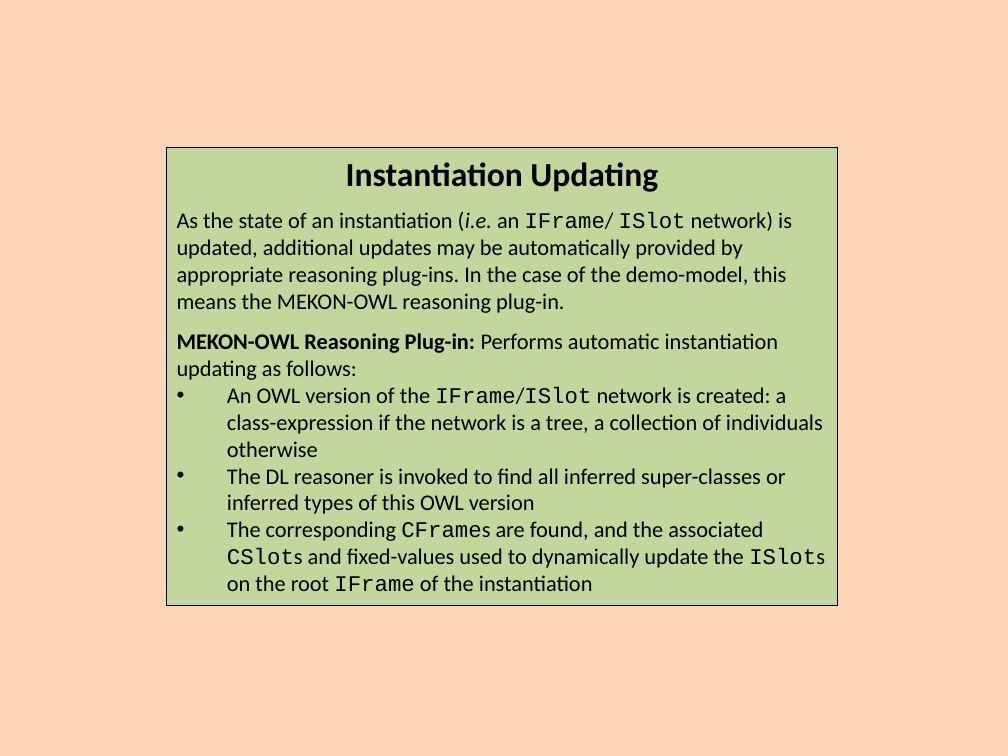
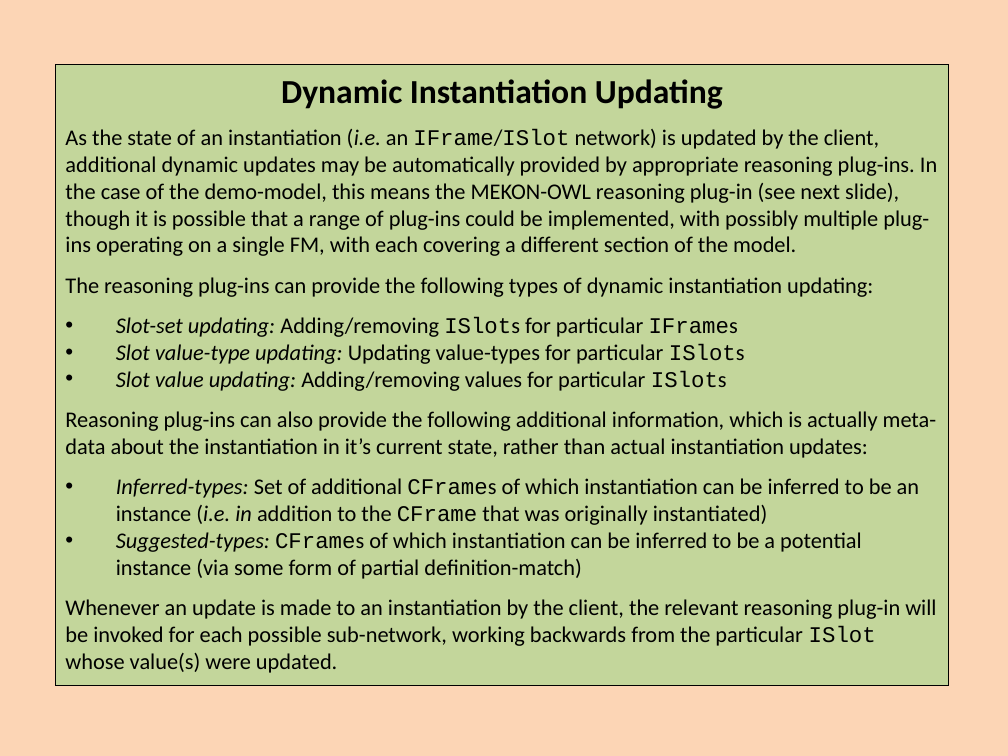
Before and after one commit to colin-puleston/mekon-hobo, a slide deck: slide 19 of docs/MEKON-HOBO Introductory Tutorial.pptx. Drawn at 1008x756 pixels with LibreOffice and Linux fonts; fonts in the diff are those of the drawing. Boxes give left, top, right and bottom in pixels: in the first picture for what was removed or moved away, otherwise in the second. Text is boxed around its words. In the diff, an @@ line names an element or a change of style, - is before the commit and + after.

```diff
--- a/docs/MEKON-HOBO Introductory Tutorial.pptx
+++ b/docs/MEKON-HOBO Introductory Tutorial.pptx
@@ rectangle "Dynamic Instantiation Updating": place and size @@
-rectangle "Dynamic Instantiation Updating" at <box>166,148,837,606</box>
+rectangle "Dynamic Instantiation Updating" at <box>55,65,949,685</box>
@@ text in rectangle at <box>65,79,937,673</box>: text changed @@
-Instantiation Updating
-As the state of an instantiation (i.e. an IFrame/ ISlot network) is updated, additional updates may be automatically provided by appropriate reasoning plug-ins. In the case of the demo-model, this means the MEKON-OWL reasoning plug-in.
-MEKON-OWL Reasoning Plug-in: Performs automatic instantiation updating as follows:
-• An OWL version of the IFrame/ISlot network is created: a class-expression if the network is a tree, a collection of individuals otherwise
-• The DL reasoner is invoked to find all inferred super-classes or inferred types of this OWL version
-• The corresponding CFrames are found, and the associated CSlots and fixed-values used to dynamically update the ISlots on the root IFrame of the instantiation
+Dynamic Instantiation Updating
+As the state of an instantiation (i.e. an IFrame/ISlot network) is updated by the client, additional dynamic updates may be automatically provided by appropriate reasoning plug-ins. In the case of the demo-model, this means the MEKON-OWL reasoning plug-in (see next slide), though it is possible that a range of plug-ins could be implemented, with possibly multiple plug-ins operating on a single FM, with each covering a different section of the model.
+The reasoning plug-ins can provide the following types of dynamic instantiation updating:
+• Slot-set updating: Adding/removing ISlots for particular IFrames
+• Slot value-type updating: Updating value-types for particular ISlots
+• Slot value updating: Adding/removing values for particular ISlots
+Reasoning plug-ins can also provide the following additional information, which is actually meta-data about the instantiation in it’s current state, rather than actual instantiation updates:
+• Inferred-types: Set of additional CFrames of which instantiation can be inferred to be an instance (i.e. in addition to the CFrame that was originally instantiated)
+• Suggested-types: CFrames of which instantiation can be inferred to be a potential instance (via some form of partial definition-match)
+Whenever an update is made to an instantiation by the client, the relevant reasoning plug-in will be invoked for each possible sub-network, working backwards from the particular ISlot whose value(s) were updated.
```
Also in this commit, not shown: 10 other slides changed, 1 slide added.
